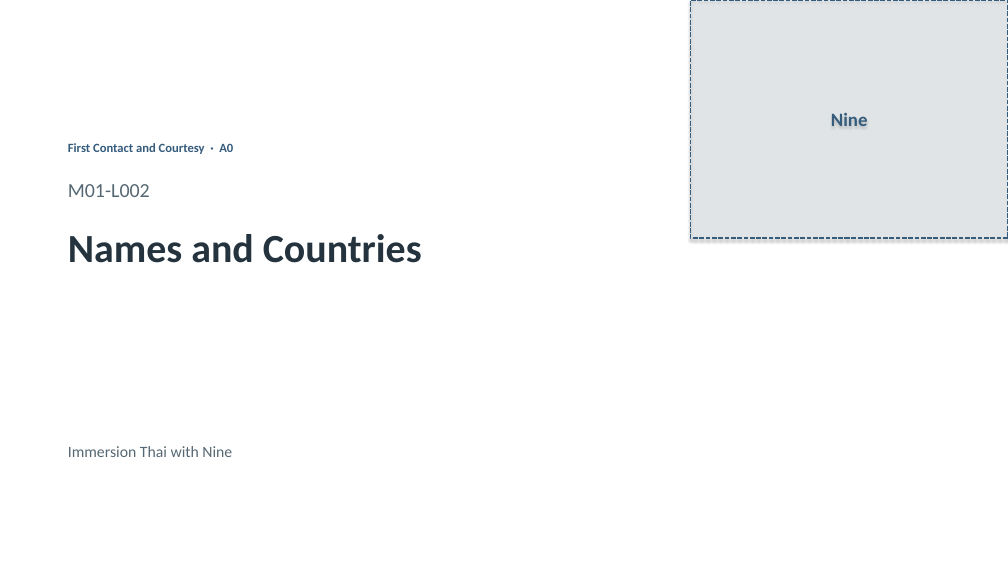
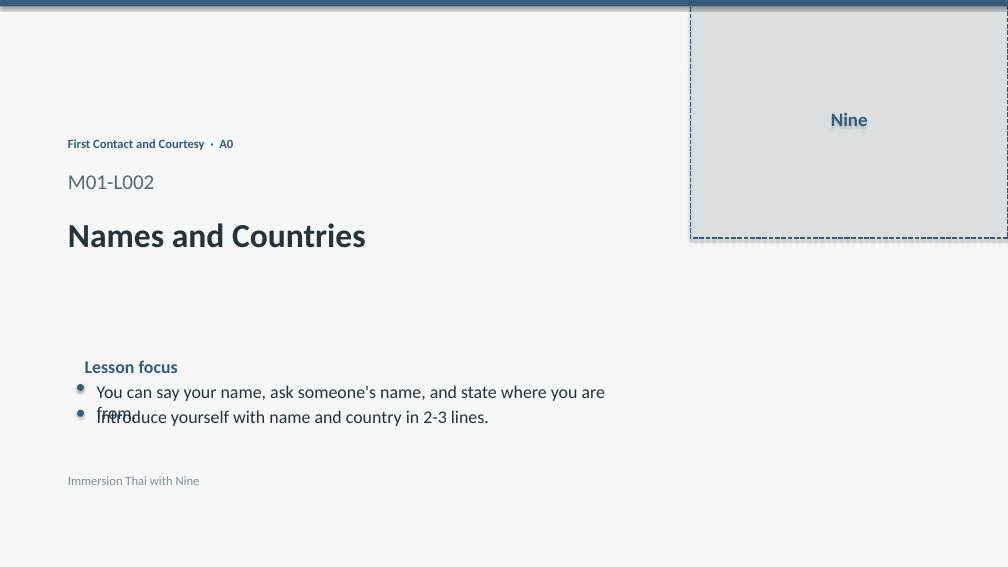
Before and after one commit to OTFTCS/thai-nine, a slide deck: slide 1 of course/modules/M01/L002/M01-L002-canva-deck.pptx. Drawn at 1008x567 pixels with LibreOffice and Linux fonts; fonts in the diff are those of the drawing; background and template pictures are left out. Boxes give left, top, right and bottom in pixels: in the first picture for what was removed or moved away, otherwise in the second. Text is boxed around its words. In the diff, an @@ line names an element or a change of style, - is before the commit and + after.

```diff
--- a/course/modules/M01/L002/M01-L002-canva-deck.pptx
+++ b/course/modules/M01/L002/M01-L002-canva-deck.pptx
@@ background picture (left out) to #F5F7F8 @@
@@ rectangle added at [0,0,1008,6], fill #355C7D @@
@@ text "First Contact and Courtesy · ...": place and size @@
-text "First Contact and Courtesy · ..." at [68,143,233,154]
+text "First Contact and Courtesy · ..." at [68,139,233,150]
@@ text "M01-L002": place and size @@
-text "M01-L002" at [68,184,150,197]
+text "M01-L002" at [68,175,154,189]
@@ text "M01-L002" at [68,175,154,189]: size 19 to 20 pt @@
@@ text "Names and Countries": place and size @@
-text "Names and Countries" at [68,234,422,263]
+text "Names and Countries" at [68,223,366,248]
@@ text "Names and Countries" at [68,223,366,248]: size 38 to 32 pt @@
@@ ellipse added at [77,384,84,391], fill #355C7D @@
@@ text added at [85,360,178,373], 17 pt, text #355C7D, bold @@
+Lesson focus
@@ text added at [97,385,605,401], 17 pt, text #24333D @@
+You can say your name, ask someone's name, and state where you are from.
@@ ellipse added at [77,410,84,417], fill #355C7D @@
@@ text added at [97,409,489,426], 17 pt, text #24333D @@
+Introduce yourself with name and country in 2-3 lines.
@@ text "Immersion Thai with Nine": place and size @@
-text "Immersion Thai with Nine" at [68,446,232,457]
+text "Immersion Thai with Nine" at [68,476,200,485]
@@ text "Immersion Thai with Nine" at [68,476,200,485]: size 15 to 12 pt, text colour #566873 to #82909A @@
```
Also in this commit, not shown: 2 other slides changed, 6 slides added, 6 slides removed, 3 other files.
